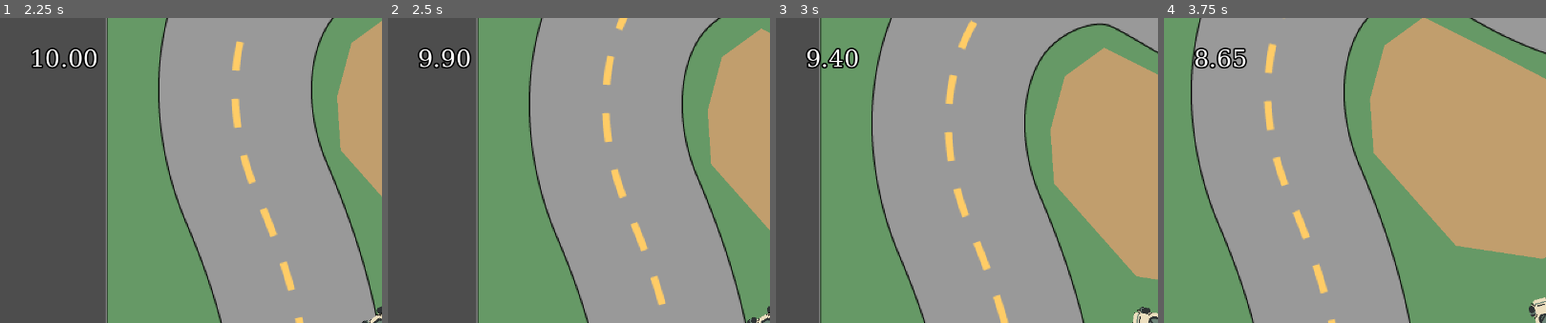
Above: before the commit, frames 1-4 (left to right).
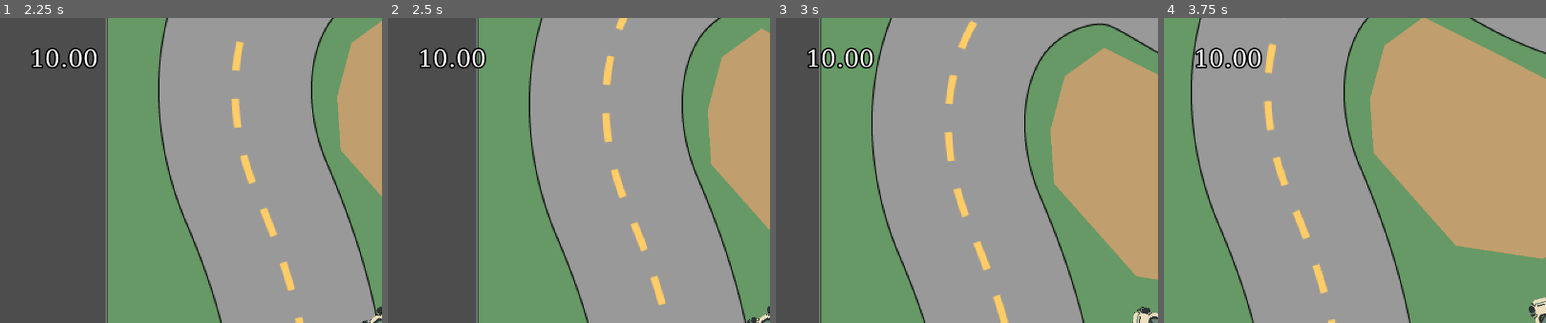
Above: after the commit, the same moments.

Repository: PGComai/Made-at-the-MADE-2025
Game: Godot game, scene res://scenes/racetrack2/racetrack2.tscn
The game is run twice, just before and just after one commit, with the same random seed, the same clock (stepped at 60 frames per second) and the same inputs.
Inputs:
- Up to frame 1 (2.25 s): hold D (right) 0.53-1.28 s; tap . (a) at 0.6, 1.35, 2.1 s; hold S (brake) 1.28-2.03 s; hold D (right) from 2.03 s (still down)
- Up to frame 2 (2.5 s): keep holding D (right)
- Up to frame 3 (3 s): keep holding D (right); tap . (a) at 2.85 s
- Up to frame 4 (3.75 s): release D (right) at 3.53 s; hold A (left) from 3.53 s (still down); tap . (a) at 3.6 s
The pictures show only the part of the screen within x 0-50%, y 0-50%; the shares and areas given below are measured in that part.

Frame 1 is identical in both runs. In frame 2, 0.7% of the frame differs, in the area x 7-26%, y 9-17%; in frame 3, 0.7%; in frame 4, 0.9%.
Error after the commit: Invalid access to property or key 'i_died' on a base object of type 'Nil'. (res://scenes/main/main.gd:26)

Commit message:
Extract main to scene

Diff:
--- a/main.gd
+++ b/scenes/main/main.gd
@@ -1,3 +1,4 @@
+class_name Main
 extends Node
 
 const POINT_TIME := 0.1
--- /dev/null
+++ b/scenes/main/main.tscn
@@ -0,0 +1,63 @@
+[gd_scene load_steps=4 format=3 uid="uid://d2bb8tpx5ikj2"]
+
+[ext_resource type="Script" uid="uid://bsukxywf6sn30" path="res://scenes/main/main.gd" id="1_hyk8p"]
+
+[sub_resource type="SystemFont" id="SystemFont_wyggb"]
+font_names = PackedStringArray("monospace")
+subpixel_positioning = 0
+
+[sub_resource type="LabelSettings" id="LabelSettings_gq24m"]
+font = SubResource("SystemFont_wyggb")
+font_size = 40
+outline_size = 10
+outline_color = Color(0, 0, 0, 1)
+
+[node name="Main" type="Node"]
+script = ExtResource("1_hyk8p")
+metadata/_custom_type_script = "uid://bsukxywf6sn30"
+
+[node name="CanvasLayer" type="CanvasLayer" parent="."]
+layer = 10
+
+[node name="UI" type="MarginContainer" parent="CanvasLayer"]
+anchors_preset = 15
+anchor_right = 1.0
+anchor_bottom = 1.0
+grow_horizontal = 2
+grow_vertical = 2
+theme_override_constants/margin_left = 50
+theme_override_constants/margin_top = 50
+theme_override_constants/margin_right = 50
+theme_override_constants/margin_bottom = 50
+
+[node name="VBoxContainer" type="VBoxContainer" parent="CanvasLayer/UI"]
+layout_mode = 2
+
+[node name="HBoxContainer" type="HBoxContainer" parent="CanvasLayer/UI/VBoxContainer"]
+layout_mode = 2
+
+[node name="TimeLabel" type="Label" parent="CanvasLayer/UI/VBoxContainer/HBoxContainer"]
+unique_name_in_owner = true
+layout_mode = 2
+size_flags_horizontal = 3
+text = "10.00"
+label_settings = SubResource("LabelSettings_gq24m")
+
+[node name="ScoreLabel" type="Label" parent="CanvasLayer/UI/VBoxContainer/HBoxContainer"]
+unique_name_in_owner = true
+layout_mode = 2
+size_flags_horizontal = 3
+text = "0"
+label_settings = SubResource("LabelSettings_gq24m")
+horizontal_alignment = 2
+
+[node name="Space" type="Control" parent="CanvasLayer/UI/VBoxContainer"]
+layout_mode = 2
+size_flags_vertical = 3
+
+[node name="PowerUpLabel" type="Label" parent="CanvasLayer/UI/VBoxContainer"]
+unique_name_in_owner = true
+layout_mode = 2
+text = "Power Up: None"
+label_settings = SubResource("LabelSettings_gq24m")
+horizontal_alignment = 1
--- a/scenes/racetrack2/racetrack2.tscn
+++ b/scenes/racetrack2/racetrack2.tscn
@@ -1,6 +1,6 @@
-[gd_scene load_steps=10 format=3 uid="uid://ewlgm45y3f0x"]
+[gd_scene load_steps=8 format=3 uid="uid://ewlgm45y3f0x"]
 
-[ext_resource type="Script" uid="uid://bsukxywf6sn30" path="res://main.gd" id="1_gq24m"]
+[ext_resource type="PackedScene" uid="uid://d2bb8tpx5ikj2" path="res://scenes/main/main.tscn" id="1_gr8d5"]
 [ext_resource type="PackedScene" uid="uid://baup2npo25ut2" path="res://scenes/checkpoint/checkpoint.tscn" id="2_c5lvn"]
 [ext_resource type="Texture2D" uid="uid://dqkmflcw0qvth" path="res://Sprites/Racetrack2.png" id="2_ddnrx"]
 [ext_resource type="PackedScene" uid="uid://d0o2qlnyynrd1" path="res://car/car.tscn" id="4_q0spc"]
@@ -8,144 +8,86 @@
 [ext_resource type="PackedScene" uid="uid://bivlmeywelyqy" path="res://scenes/finish_line/finish_line.tscn" id="6_ddnrx"]
 [ext_resource type="Script" uid="uid://duykyco6wqlc" path="res://terrain/terrain.gd" id="7_gr8d5"]
 
-[sub_resource type="SystemFont" id="SystemFont_wyggb"]
-font_names = PackedStringArray("monospace")
-subpixel_positioning = 0
+[node name="Racetrack2" type="Node2D"]
 
-[sub_resource type="LabelSettings" id="LabelSettings_gq24m"]
-font = SubResource("SystemFont_wyggb")
-font_size = 40
-outline_size = 10
-outline_color = Color(0, 0, 0, 1)
+[node name="Main" parent="." instance=ExtResource("1_gr8d5")]
 
-[node name="Main" type="Node" node_paths=PackedStringArray("car")]
-script = ExtResource("1_gq24m")
-car = NodePath("Racetrack2/Car")
-
-[node name="Racetrack2" type="Node2D" parent="."]
-
-[node name="Sprite2D" type="Sprite2D" parent="Racetrack2"]
+[node name="Sprite2D" type="Sprite2D" parent="."]
 texture = ExtResource("2_ddnrx")
 
-[node name="FinishLine" parent="Racetrack2" instance=ExtResource("6_ddnrx")]
+[node name="FinishLine" parent="." instance=ExtResource("6_ddnrx")]
 position = Vector2(-341, -3)
 
-[node name="Checkpoint" parent="Racetrack2" instance=ExtResource("2_c5lvn")]
+[node name="Checkpoint" parent="." instance=ExtResource("2_c5lvn")]
 position = Vector2(414.00006, -378)
 rotation = -0.7853982
 width = 150.0
 
-[node name="Checkpoint2" parent="Racetrack2" instance=ExtResource("2_c5lvn")]
+[node name="Checkpoint2" parent="." instance=ExtResource("2_c5lvn")]
 position = Vector2(340, 401.00003)
 rotation = 0.7853982
 width = 150.0
 
-[node name="Checkpoint3" parent="Racetrack2" instance=ExtResource("2_c5lvn")]
+[node name="Checkpoint3" parent="." instance=ExtResource("2_c5lvn")]
 position = Vector2(-358.99994, -385)
 rotation = 0.7853982
 width = 150.0
 
-[node name="Checkpoint4" parent="Racetrack2" instance=ExtResource("2_c5lvn")]
+[node name="Checkpoint4" parent="." instance=ExtResource("2_c5lvn")]
 position = Vector2(-374, 361.00003)
 rotation = 2.3561945
 width = 150.0
 
-[node name="Car" parent="Racetrack2" groups=["car"] instance=ExtResource("4_q0spc")]
+[node name="Car" parent="." groups=["car"] instance=ExtResource("4_q0spc")]
 position = Vector2(-315, 0)
 
-[node name="ChaseCam" parent="Racetrack2" node_paths=PackedStringArray("car") instance=ExtResource("5_ddnrx")]
+[node name="ChaseCam" parent="." node_paths=PackedStringArray("car") instance=ExtResource("5_ddnrx")]
 position = Vector2(-315, 0)
 car = NodePath("../Car")
 
-[node name="TerrainSand" type="Area2D" parent="Racetrack2"]
+[node name="TerrainSand" type="Area2D" parent="."]
 position = Vector2(-259, -264)
 script = ExtResource("7_gr8d5")
 terrain_type = "sand"
 metadata/_custom_type_script = "uid://duykyco6wqlc"
 metadata/_edit_group_ = true
 
-[node name="CollisionPolygon2D" type="CollisionPolygon2D" parent="Racetrack2/TerrainSand"]
+[node name="CollisionPolygon2D" type="CollisionPolygon2D" parent="TerrainSand"]
 polygon = PackedVector2Array(-60, -8, -48, -53, -15, -77, 43, -48, 124, -6, 143, 33, 142, 89, 85, 126, 12, 115, -57, 37)
 
-[node name="Polygon2D" type="Polygon2D" parent="Racetrack2/TerrainSand"]
+[node name="Polygon2D" type="Polygon2D" parent="TerrainSand"]
 color = Color(0.7594102, 0.6221743, 0.43064967, 1)
 polygon = PackedVector2Array(-60, -8, -48, -53, -15, -77, 43, -48, 124, -6, 143, 33, 142, 89, 85, 126, 12, 115, -57, 37)
 
-[node name="TerrainDirt" type="Area2D" parent="Racetrack2"]
+[node name="TerrainDirt" type="Area2D" parent="."]
 position = Vector2(346, -73)
 script = ExtResource("7_gr8d5")
 terrain_type = "dirt"
 metadata/_custom_type_script = "uid://duykyco6wqlc"
 metadata/_edit_group_ = true
 
-[node name="CollisionPolygon2D" type="CollisionPolygon2D" parent="Racetrack2/TerrainDirt"]
+[node name="CollisionPolygon2D" type="CollisionPolygon2D" parent="TerrainDirt"]
 polygon = PackedVector2Array(-13, -130, -32, -80, -48, 8, -37, 89, -16, 146, 28, 189, 36, 164, 46, 175, 70, 157, 86, 177, 94, 147, 125, 164, 138, 128, 117, 55, 118, 2, 137, -77, 140, -122, 114, -134, 98, -112, 51, -127, 49, -106, 9, -134)
 
-[node name="Polygon2D" type="Polygon2D" parent="Racetrack2/TerrainDirt"]
+[node name="Polygon2D" type="Polygon2D" parent="TerrainDirt"]
 color = Color(0.47637045, 0.30216306, 0.17505264, 1)
 polygon = PackedVector2Array(-13, -130, -32, -80, -48, 8, -37, 89, -16, 146, 28, 189, 36, 164, 46, 175, 70, 157, 86, 177, 94, 147, 125, 164, 138, 128, 117, 55, 118, 2, 137, -77, 140, -122, 114, -134, 98, -112, 51, -127, 49, -106, 9, -134)
 
-[node name="TerrainOil" type="Area2D" parent="Racetrack2"]
+[node name="TerrainOil" type="Area2D" parent="."]
 position = Vector2(200, -392)
 script = ExtResource("7_gr8d5")
 terrain_type = "oil"
 metadata/_custom_type_script = "uid://duykyco6wqlc"
 metadata/_edit_group_ = true
 
-[node name="CollisionPolygon2D" type="CollisionPolygon2D" parent="Racetrack2/TerrainOil"]
+[node name="CollisionPolygon2D" type="CollisionPolygon2D" parent="TerrainOil"]
 polygon = PackedVector2Array(-58, -5, -40, -14, -18, -25, 2, -36, 19, -32, 32, -9, 47, 4, 40, 18, 20, 27, -15, 21, -35, 14, -68, 17, -78, 7)
 
-[node name="Polygon2D" type="Polygon2D" parent="Racetrack2/TerrainOil"]
+[node name="Polygon2D" type="Polygon2D" parent="TerrainOil"]
 color = Color(0.1361005, 0.1361005, 0.1361005, 1)
 polygon = PackedVector2Array(-58, -5, -40, -14, -18, -25, 2, -36, 19, -32, 32, -9, 47, 4, 40, 18, 20, 27, -15, 21, -35, 14, -68, 17, -78, 7)
 
-[node name="Track" type="Area2D" parent="Racetrack2" groups=["track"]]
+[node name="Track" type="Area2D" parent="." groups=["track"]]
 
-[node name="CollisionPolygon2D" type="CollisionPolygon2D" parent="Racetrack2/Track"]
+[node name="CollisionPolygon2D" type="CollisionPolygon2D" parent="Track"]
 polygon = PackedVector2Array(-406, 13, -277, 16, -284, -93, -311, -179, -342, -263, -331, -327, -293, -358, -260, -356, …(897 unchanged characters)…
-
-[node name="CanvasLayer" type="CanvasLayer" parent="."]
-layer = 10
-
-[node name="UI" type="MarginContainer" parent="CanvasLayer"]
-anchors_preset = 15
-anchor_right = 1.0
-anchor_bottom = 1.0
-grow_horizontal = 2
-grow_vertical = 2
-theme_override_constants/margin_left = 50
-theme_override_constants/margin_top = 50
-theme_override_constants/margin_right = 50
-theme_override_constants/margin_bottom = 50
-
-[node name="VBoxContainer" type="VBoxContainer" parent="CanvasLayer/UI"]
-layout_mode = 2
-
-[node name="HBoxContainer" type="HBoxContainer" parent="CanvasLayer/UI/VBoxContainer"]
-layout_mode = 2
-
-[node name="TimeLabel" type="Label" parent="CanvasLayer/UI/VBoxContainer/HBoxContainer"]
-unique_name_in_owner = true
-layout_mode = 2
-size_flags_horizontal = 3
-text = "10.00"
-label_settings = SubResource("LabelSettings_gq24m")
-
-[node name="ScoreLabel" type="Label" parent="CanvasLayer/UI/VBoxContainer/HBoxContainer"]
-unique_name_in_owner = true
-layout_mode = 2
-size_flags_horizontal = 3
-text = "0"
-label_settings = SubResource("LabelSettings_gq24m")
-horizontal_alignment = 2
-
-[node name="Space" type="Control" parent="CanvasLayer/UI/VBoxContainer"]
-layout_mode = 2
-size_flags_vertical = 3
-
-[node name="PowerUpLabel" type="Label" parent="CanvasLayer/UI/VBoxContainer"]
-unique_name_in_owner = true
-layout_mode = 2
-text = "Power Up: None"
-label_settings = SubResource("LabelSettings_gq24m")
-horizontal_alignment = 1
Renamed: main.gd.uid -> scenes/main/main.gd.uid
